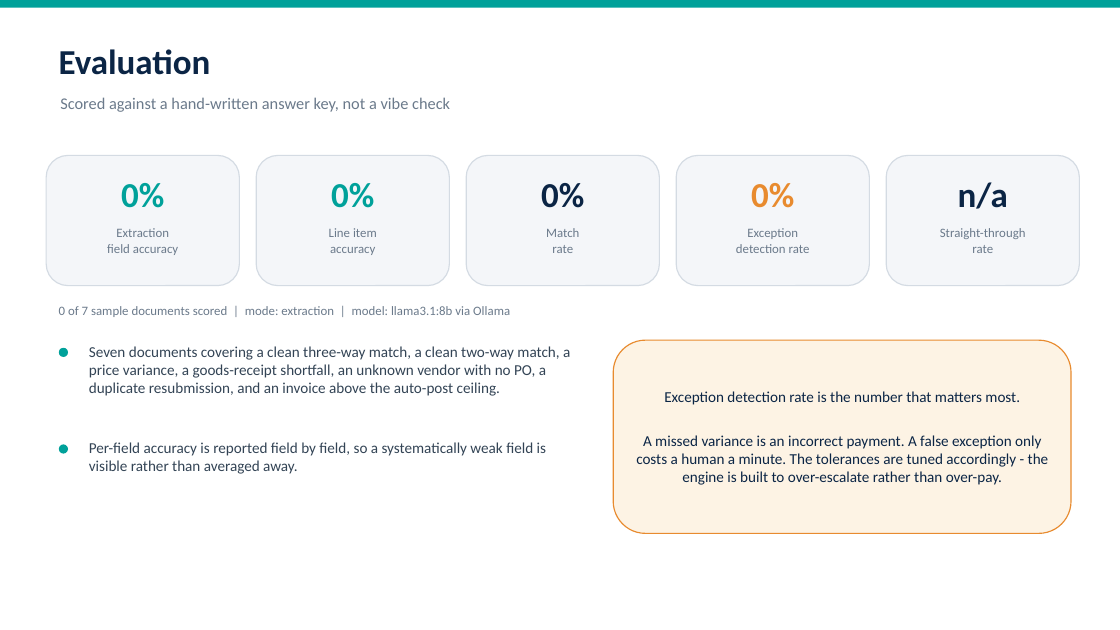
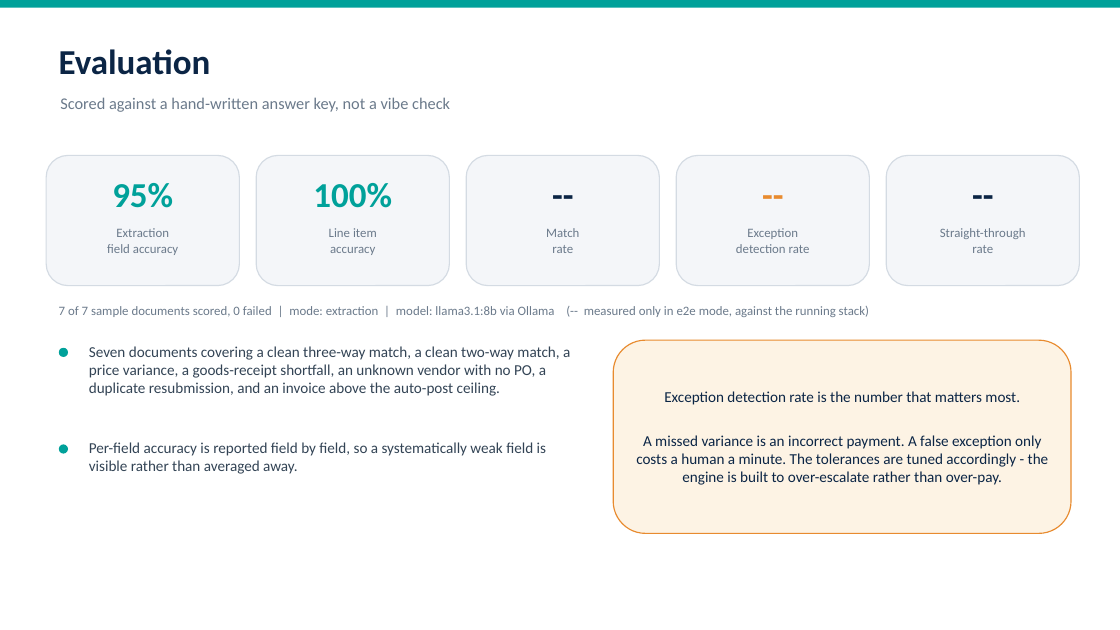
Before and after one commit to Ashutosh0428/invoice-to-payment-agent, a slide deck: slide 12 of docs/Invoice-to-Payment-Agent-Solution-Deck.pptx. Drawn at 1120x630 pixels with LibreOffice and Linux fonts; fonts in the diff are those of the drawing. Boxes give left, top, right and bottom in pixels: in the first picture for what was removed or moved away, otherwise in the second. Text is boxed around its words. In the diff, an @@ line names an element or a change of style, - is before the commit and + after.

Commit message:
chore(eval): commit the extraction evaluation report
Seven of seven sample documents scored, none failed: 94.5% field accuracy and
100% line item accuracy against the hand-written answer key.

Twelve of the thirteen scored fields are at 100%. subtotal sits at 28.6%
because the run predates the prompt fix for net-total label synonyms, which is
exactly the systematic weakness a per-field breakdown exists to surface.

The deck reads these numbers at build time. Match rate, exception detection and
straight-through render as "--" rather than 0% because extraction mode measures
none of them; an unmeasured metric shown as zero reads as a failure.

```diff
--- a/docs/Invoice-to-Payment-Agent-Solution-Deck.pptx
+++ b/docs/Invoice-to-Payment-Agent-Solution-Deck.pptx
@@ text at (112, 183, 173, 208): text changed @@
-0%
+95%
@@ text at (313, 183, 392, 208): text changed @@
-0%
+100%
@@ text at (541, 183, 584, 208): text changed @@
-0%
+--
@@ text at (751, 183, 794, 208): text changed @@
-0%
+--
@@ text at (958, 182, 1008, 209): text changed @@
-n/a
+--
@@ text at (59, 306, 869, 317): text changed @@
-0 of 7 sample documents scored | mode: extraction | model: llama3.1:8b via Ollama
+7 of 7 sample documents scored, 0 failed | mode: extraction | model: llama3.1:8b via Ollama (-- measured only in e2e mode, against the running stack)
```
Also in this commit, not shown: 1 other slide changed, 4 other files.
